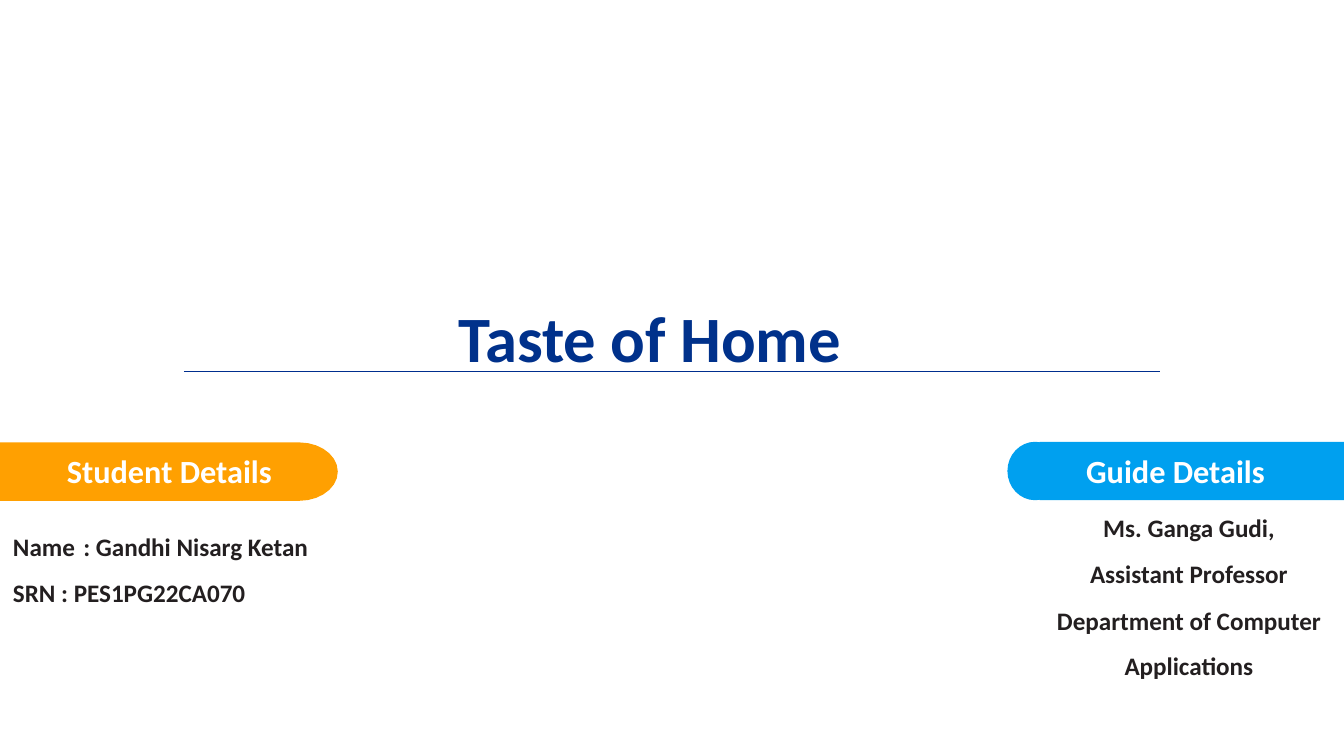
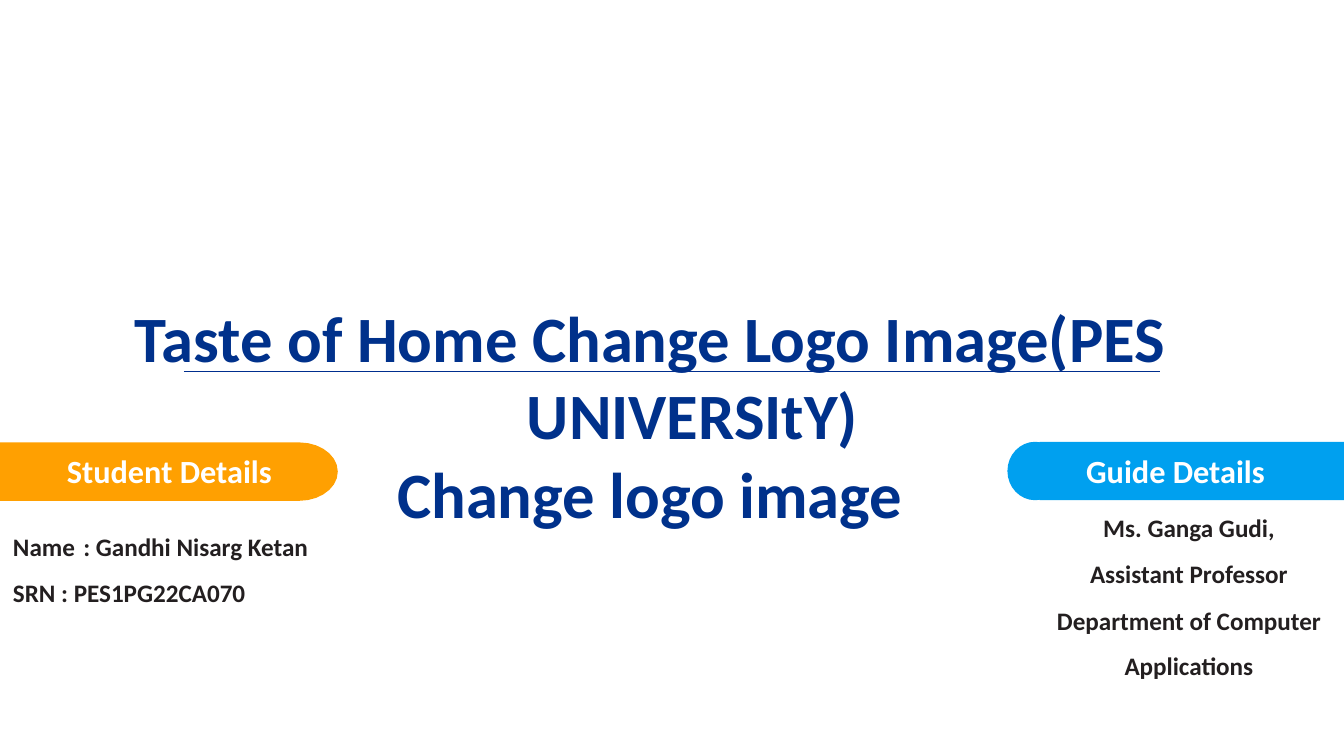
Before and after one commit to nisarggandhi21/Taste-of-Home, a slide deck: slide 1 of Taste-of-Home.pptx. Drawn at 1344x756 pixels with LibreOffice and Linux fonts; fonts in the diff are those of the drawing; background and template pictures are left out. Boxes give left, top, right and bottom in pixels: in the first picture for what was removed or moved away, otherwise in the second. Text is boxed around its words. In the diff, an @@ line names an element or a change of style, - is before the commit and + after.

```diff
--- a/Taste-of-Home.pptx
+++ b/Taste-of-Home.pptx
@@ text at [135,314,1165,529]: text changed @@
-Taste of Home
+Taste of Home Change Logo Image(PES UNIVERSItY)
+Change logo image
```
Also in this commit, not shown: 14 other slides changed, 3 slides added, 1 slide removed, 20 other files.
